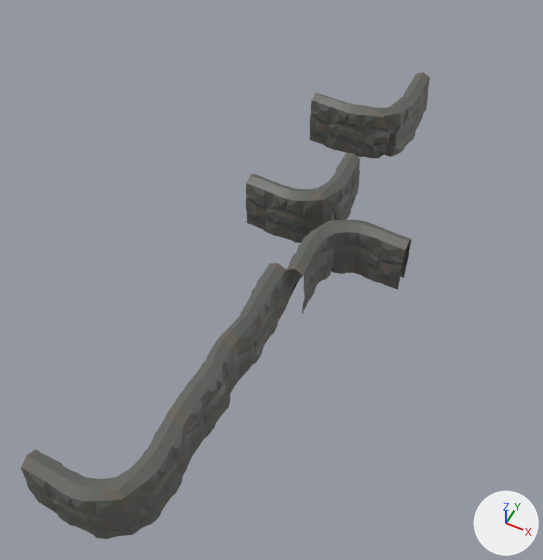
Renders of the FBX model Assets/Art/Meshes/PrototypeMeshes/Walls/Walls.fbx from each side of a commit.
One viewpoint serves both versions: a camera (50 mm lens) standing at (2.21, -5.76, 6.34) and looking at (-0.43, -0.49, -0.26). Lighting does not change. The marker at lower right points along +X, +Y and +Z. Where no turn or scale is listed for an object, it has been applied to the vertices. Vertices at the same position are counted once.

In view in the first picture: 'Corner_1000', 'InCorner_0111', 'OnPass_1010', 'Side_1001'.
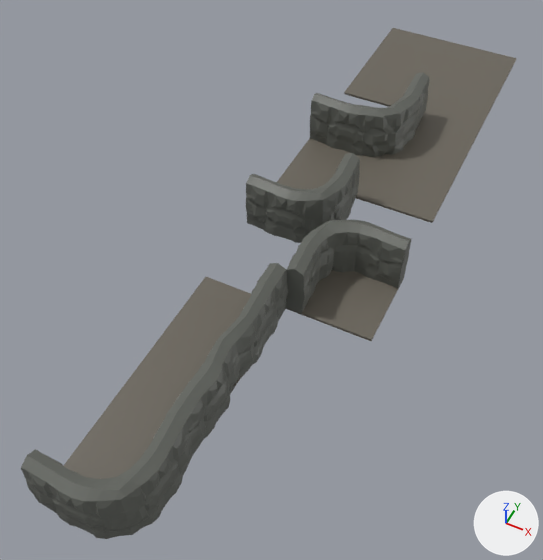
Changed parts and their boxes [x1, y1, x2, y2] in the pictures (543 x 560 px):
'OnPass_1010', reshaped (17% taller): before [246, 153, 411, 313]; after [246, 153, 411, 341]
'Side_1001', reshaped (54% wider): before [168, 263, 288, 456]; after [103, 263, 288, 456]
'InCorner_0111', reshaped (62% wider, 73% taller): before [310, 72, 430, 159]; after [284, 72, 479, 223]
'Full_1111', added: after [344, 28, 517, 131]
part 1 of me_cube_078, built on: before [372, 116, 396, 159]; after [284, 115, 479, 223]
part 2 of me_cube_136, added: after [277, 173, 411, 341]
part 3 of me_cube_136, recoloured: [300, 153, 411, 305] in both
part 4 of me_cube_092, built on: after [64, 414, 153, 479]
part 5 of me_cube_074, added: after [103, 277, 251, 437]

Diff of the bpy script that builds the scene:
```diff
--- a/Assets/Art/Meshes/PrototypeMeshes/Walls/Walls.fbx.py
+++ b/Assets/Art/Meshes/PrototypeMeshes/Walls/Walls.fbx.py
@@ me_cube_074 @@
 # used by ob_side_1001; location = (0.0, -2.0, 0.0)
-me_cube_074.from_pydata(...)  # 465 vertices, 432 faces; spans x -0.24..0.07, y -1.0..1.0, z 0.0..0.68
+me_cube_074.from_pydata(...)  # 473 vertices, 438 faces; spans x -1.0..0.07, y -1.0..1.0, z 0.0..0.68
+# me_cube_074 part 5
+# 8 vertices are added at x -1.0..0.0, y -1.0..1.0, z 0.0..0.03
+# 2 new faces join them, mat_mörksten (dark grey #62655f)
+# 4 new faces join them, mat_ljussten (dark grey #6a655b)
 me_cube_074.materials.append(mat_mörksten)
@@ me_cube_092 @@
 # used by ob_corner_1000; location = (0.0, -4.0, 0.0)
-me_cube_092.from_pydata(...)  # 417 vertices, 384 faces; spans x -1.0..0.066, y -0.054..1.0, z 0.0..0.68
+me_cube_092.from_pydata(...)  # 424 vertices, 389 faces; spans x -1.0..0.066, y -0.054..1.0, z 0.0..0.68
+# me_cube_092 part 4
+# 2 faces are deleted
+# 7 vertices are added at x -1.0..0.0, y 0.0..1.0, z 0.0..0.03
+# 4 new faces join them, mat_mörksten (dark grey #62655f)
+# 3 new faces join them, mat_ljussten (dark grey #6a655b)
 me_cube_092.materials.append(mat_mörksten)
@@ me_cube_136 @@
 # used by ob_onpass_1010; location = (0.0, 0.0, 0.0)
-me_cube_136.from_pydata(...)  # 834 vertices, 768 faces; spans x -1.0..1.0, y -1.0..1.0, z 0.0..0.68
+me_cube_136.from_pydata(...)  # 848 vertices, 778 faces; spans x -1.0..1.0, y -1.0..1.0, z 0.0..0.68
+# me_cube_136 part 2
+# 14 vertices are added at x -1.0..1.0, y -1.0..1.0, z 0.0..0.03
+# 4 new faces join them, mat_mörksten (dark grey #62655f)
+# 6 new faces join them, mat_ljussten (dark grey #6a655b)
+# me_cube_136 part 3: 136 faces spanning x -1.0..1.0, y -1.0..1.0, z 0.0..0.68 switch from mat_ljussten (dark grey #6a655b) to mat_mörksten (dark grey #62655f)
@@ me_cube_078 @@
 # used by ob_incorner_0111; location = (0.0, 2.0, 0.0)
-me_cube_078.from_pydata(...)  # 417 vertices, 384 faces; spans x -1.0..0.256, y -0.248..1.0, z -0.001..0.68
+me_cube_078.from_pydata(...)  # 429 vertices, 399 faces; spans x -1.0..1.0, y -1.0..1.0, z -0.001..0.68
+# me_cube_078 part 1
+# 26 vertices move from x -0.111..0.147, y -0.177..0.012, z 0.129..0.497 to x -0.112..0.145, y -0.171..0.016, z 0.129..0.519
+# 6 vertices are added at (-1.0, -1.0, 0.0), (-1.0, 0.0, 0.0), (1.0, -1.0, 0.0), (1.0, 1.0, 0.0), (0.0, 0.0, 0.0), (0.0, 1.0, 0.0)
+# 6 new vertices lie (0.0, 0.0, 0.03) away from vertices in x -1.0..1.0, y -1.0..1.0, z 0.0
+# 2 new faces join them, mat_mörksten (dark grey #62655f)
+# 13 new faces join them, mat_ljussten (dark grey #6a655b)
 me_cube_078.materials.append(mat_mörksten)
@@ me_cube @@
+me_cube.from_pydata(...)  # a box spanning x -1.0..1.0, y -1.0..1.0, z 0.0..0.03
+me_cube.materials.append(mat_ljussten)  # dark grey #6a655b
@@ ob_full_1111 @@
+ob_full_1111 = bpy.data.objects.new('Full_1111', me_cube)
+ob_full_1111.location = (0.0, 4.0, 0.0)
```
